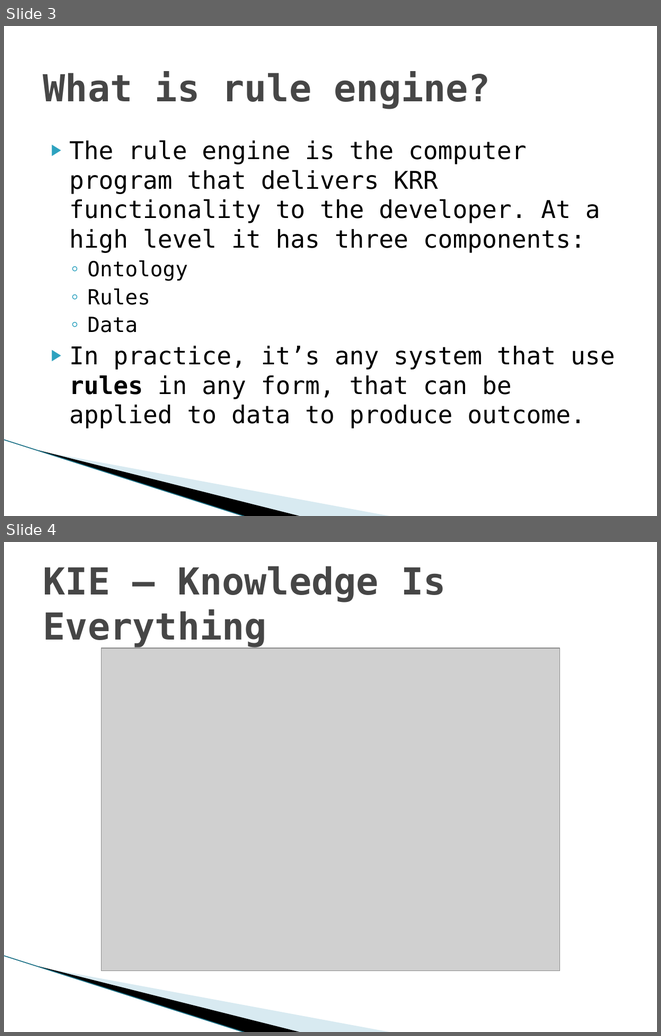
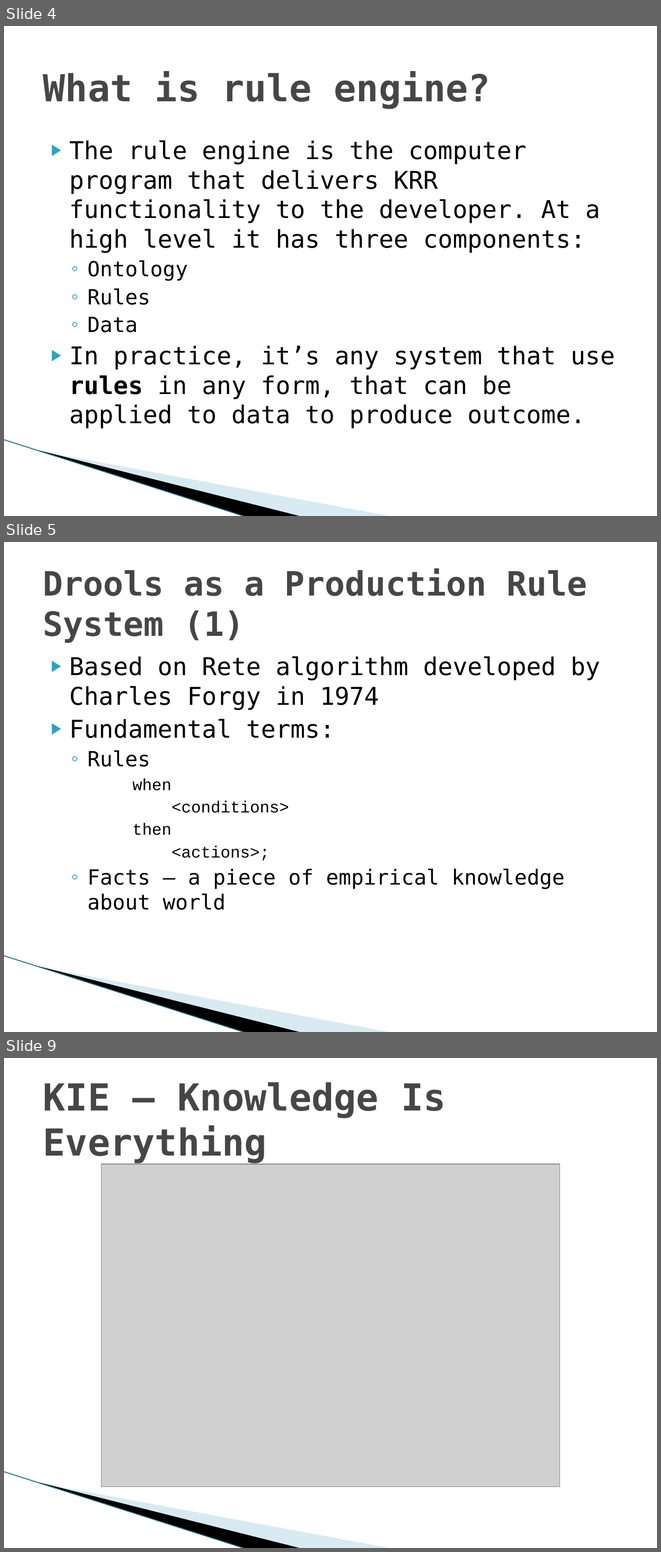
Before and after one commit to gspandy/drools-presentation-and-examples, a slide deck: drools-business-rules-engine.pptx. Shown one above the other, each under a label of ours: slides 3 and 4 before the commit, slides 4, 5 and 9 after it; the slides between them are not shown. The pictures are 661x1036 and 661x1552 pixels, drawn with LibreOffice and Linux fonts; fonts in the diff are those of the drawing; grey boxes stand for pictures; background and template pictures are left out. Boxes give left, top, right and bottom in pixels: in the first picture for what was removed or moved away, otherwise in the second. Text is boxed around its words. In the diff, an @@ line names an element or a change of style, - is before the commit and + after.

```diff
--- a/drools-business-rules-engine.pptx
+++ b/drools-business-rules-engine.pptx
@@ slide 5 added at [4, 542, 657, 1032], background #FFFFFF; not listed: 3 template elements that a slide beside it also shows @@
@@ title added at [43, 568, 587, 643], 36.9 pt, text #464646, bold @@
+Drools as a Production Rule System (1)
@@ text added at [69, 656, 600, 910], 27 pt, text #000000 @@
+▶ Based on Rete algorithm developed by Charles Forgy in 1974
+▶ Fundamental terms:
+  ◦ Rules
+  when
+  <conditions>
+  then
+  <actions>;
+  ◦ Facts – a piece of empirical knowledge about world
@@ what was slide 3 is now slide 4 @@
@@ what was slide 4 is now slide 9 @@
```
Also in this commit, not shown: 2 slides changed, 11 other slides added, 3 slides removed.
